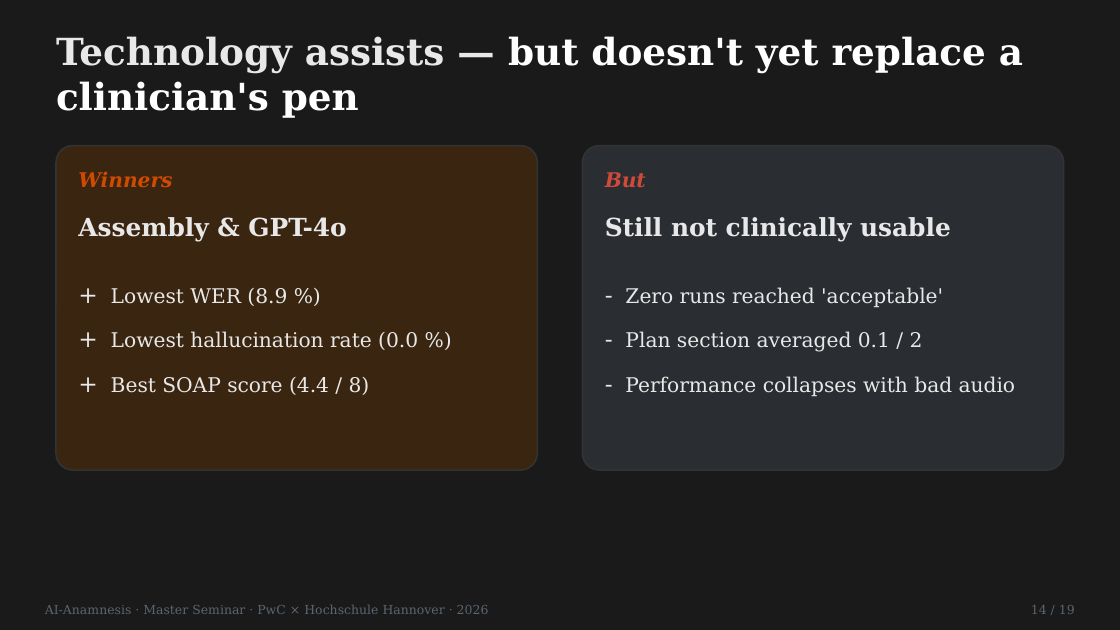
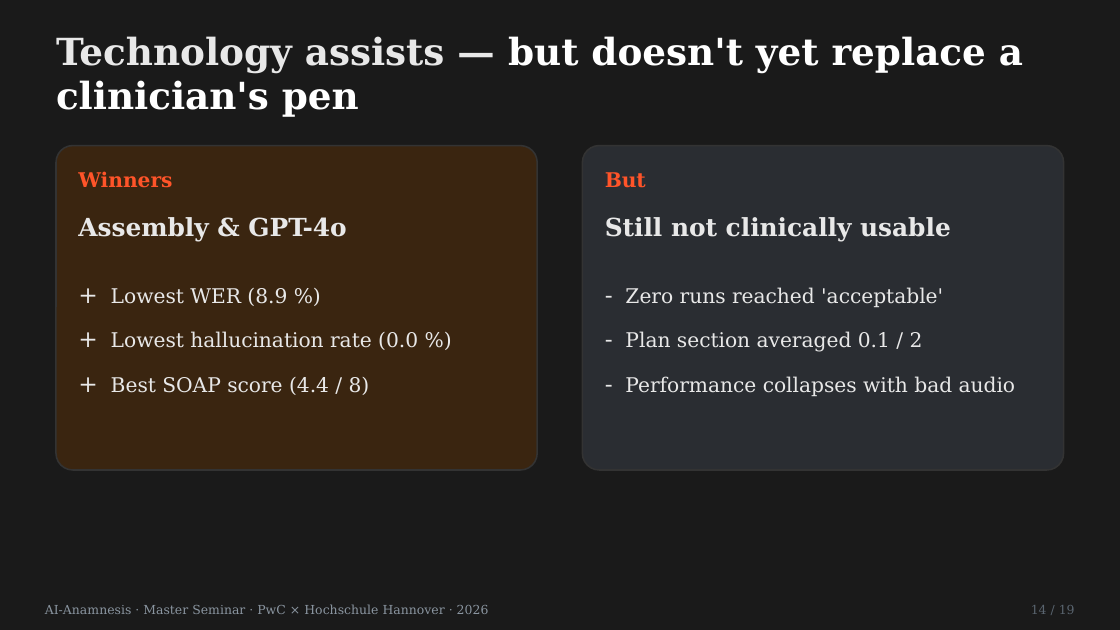
Before and after one commit to LeonardNid/Seminar_Anamnese, a slide deck: slide 16 of Präsi/AI_Anamnesis.pptx (slide 15 before the commit). Drawn at 1120x630 pixels with LibreOffice and Linux fonts; fonts in the diff are those of the drawing. Boxes give left, top, right and bottom in pixels: in the first picture for what was removed or moved away, otherwise in the second. Text is boxed around its words. In the diff, an @@ line names an element or a change of style, - is before the commit and + after.

```diff
--- a/Präsi/AI_Anamnesis.pptx
+++ b/Präsi/AI_Anamnesis.pptx
@@ rounded rectangle at (56,146,538,470): outline #333333 1 pt to #333333 0.99 pt @@
@@ rounded rectangle at (582,146,1064,470): outline #333333 1 pt to #333333 0.99 pt @@
@@ text "Winners" at (78,171,172,188): text colour #D04A02 to #FF5429, italic off @@
@@ text "But" at (605,172,646,188): text colour #D04A3A to #FF5429, italic off @@
@@ text "AI-Anamnesis · Master Seminar · ..." at (45,604,489,614): text colour #5A6570 to #8A95A0 @@
```
Also in this commit, not shown: 19 other slides changed, 1 slide added, 1 other file.
